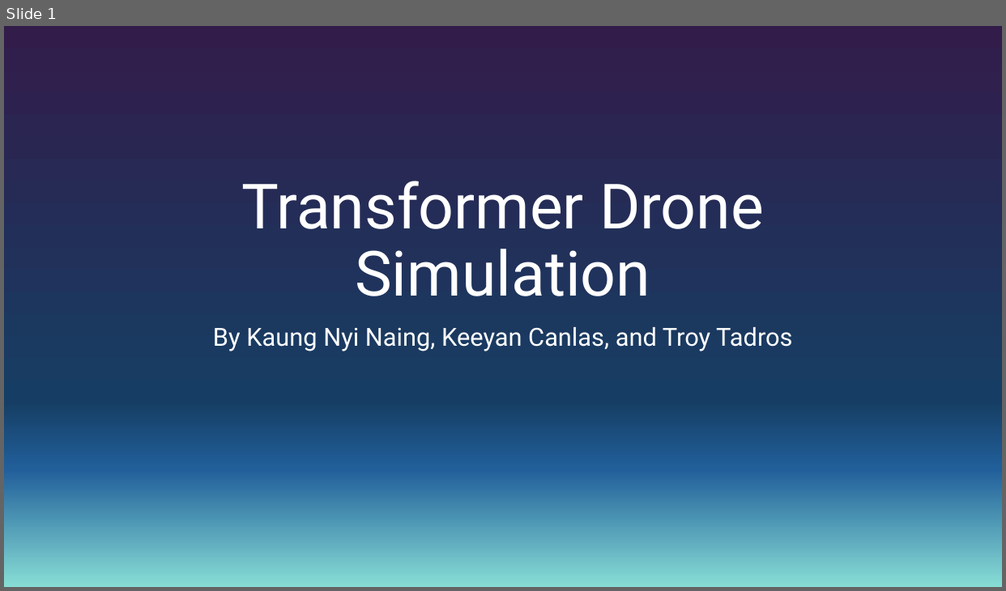
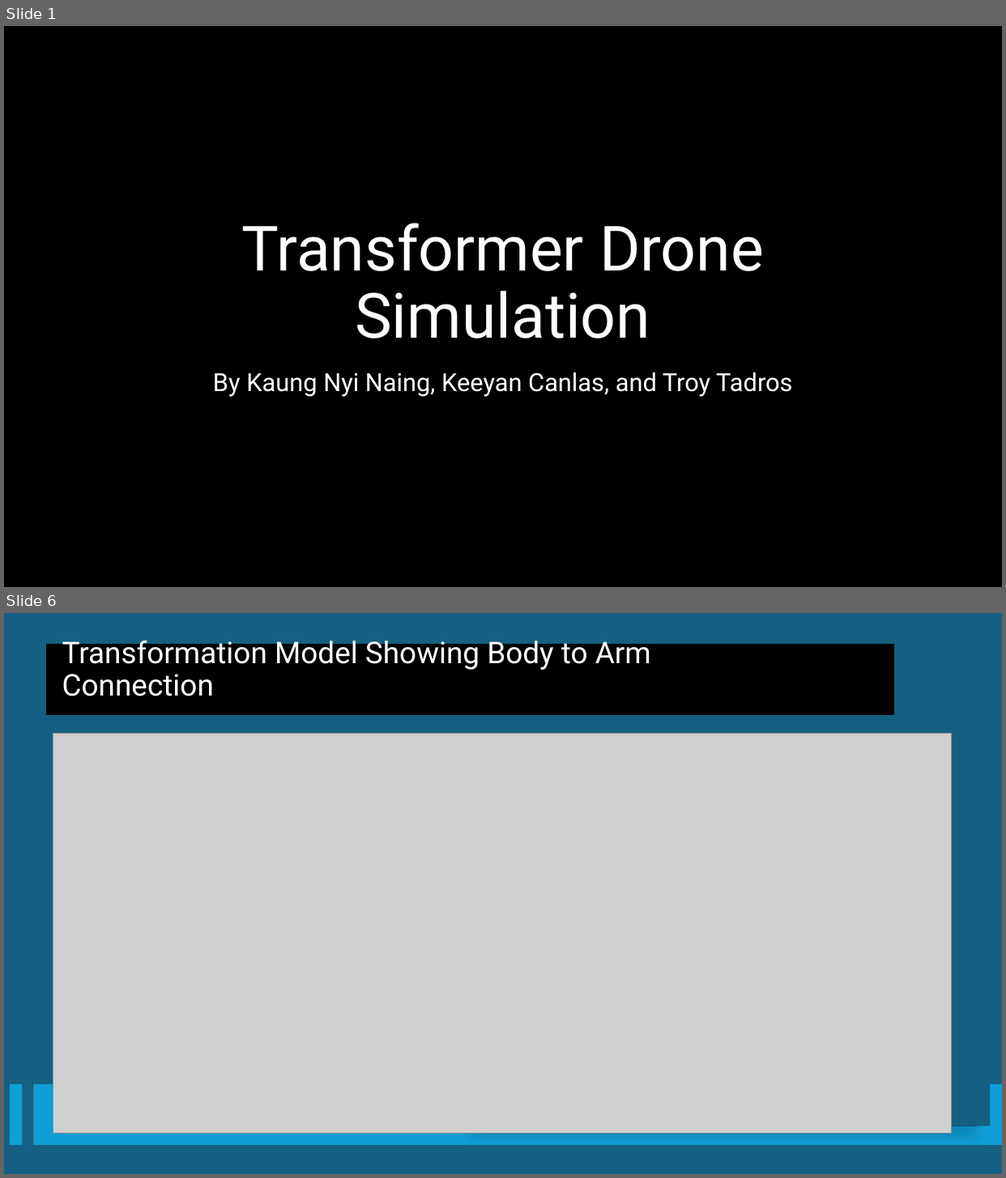
Before and after one commit to KNN1244/Transformer_Drone_RSCL, a slide deck: Documentation/Firday_3_6_2026_Presentation.pptx. Shown one above the other, each under a label of ours: slide 1 before the commit, slides 1 and 6 after it; the slides between them are not shown. The pictures are 1006x591 and 1006x1178 pixels, drawn with LibreOffice and Linux fonts; fonts in the diff are those of the drawing; grey boxes stand for pictures; background and template pictures are left out. Boxes give left, top, right and bottom in pixels: in the first picture for what was removed or moved away, otherwise in the second. Text is boxed around its words. In the diff, an @@ line names an element or a change of style, - is before the commit and + after.

```diff
--- a/Documentation/Firday_3_6_2026_Presentation.pptx
+++ b/Documentation/Firday_3_6_2026_Presentation.pptx
@@ slide 6 added at (4,613,1002,1174), background #156082 @@
@@ title added at (62,636,651,696), 28.8 pt, text #FFFFFF @@
+Transformation Model Showing Body to Arm Connection
@@ rectangle added at (457,635,990,1127), fill #156082 @@
@@ rectangle added at (47,645,894,714), fill #000000, outline #000000 1.5 pt @@
@@ rectangle added at (471,642,977,1127), fill #000000 @@
@@ picture added at (53,733,952,1133) @@
@@ rectangle added at (54,773,384,775), fill #0F9ED5 @@
@@ rectangle added at (9,1084,22,1145), fill #0F9ED5 @@
@@ rectangle added at (34,1085,1002,1146), fill #0F9ED5 @@
@@ slide 1 changed as well @@
@@ background gradient #321C4A to #163E64 to #215F9A to #87DDD5 to picture (left out) @@
@@ rectangle added at (4,26,1002,587), fill #000000 @@
@@ title "Transformer Drone Simulation": place and size @@
-title "Transformer Drone Simulation" at (241,181,764,297)
+title "Transformer Drone Simulation" at (241,223,764,339)
@@ subtitle "By Kaung Nyi Naing, Keeyan ...": place and size @@
-subtitle "By Kaung Nyi Naing, Keeyan ..." at (213,327,792,352)
+subtitle "By Kaung Nyi Naing, Keeyan ..." at (213,373,792,397)
```
Also in this commit, not shown: 8 other slides added, 1 slide removed.
